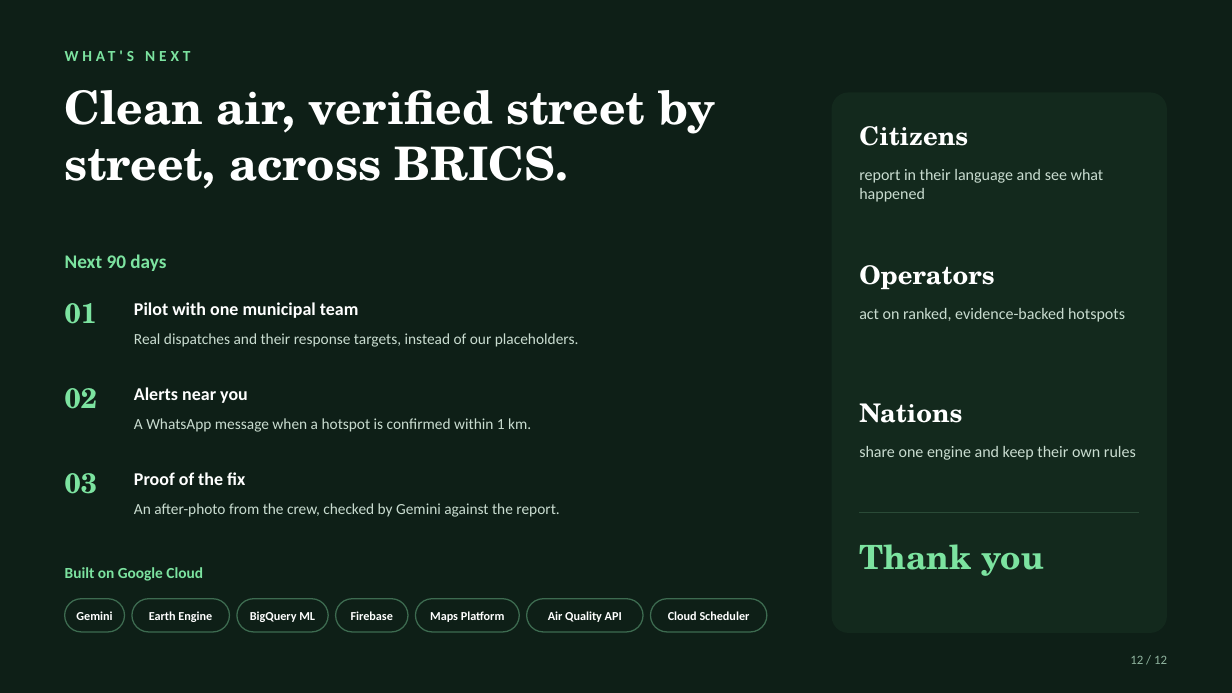
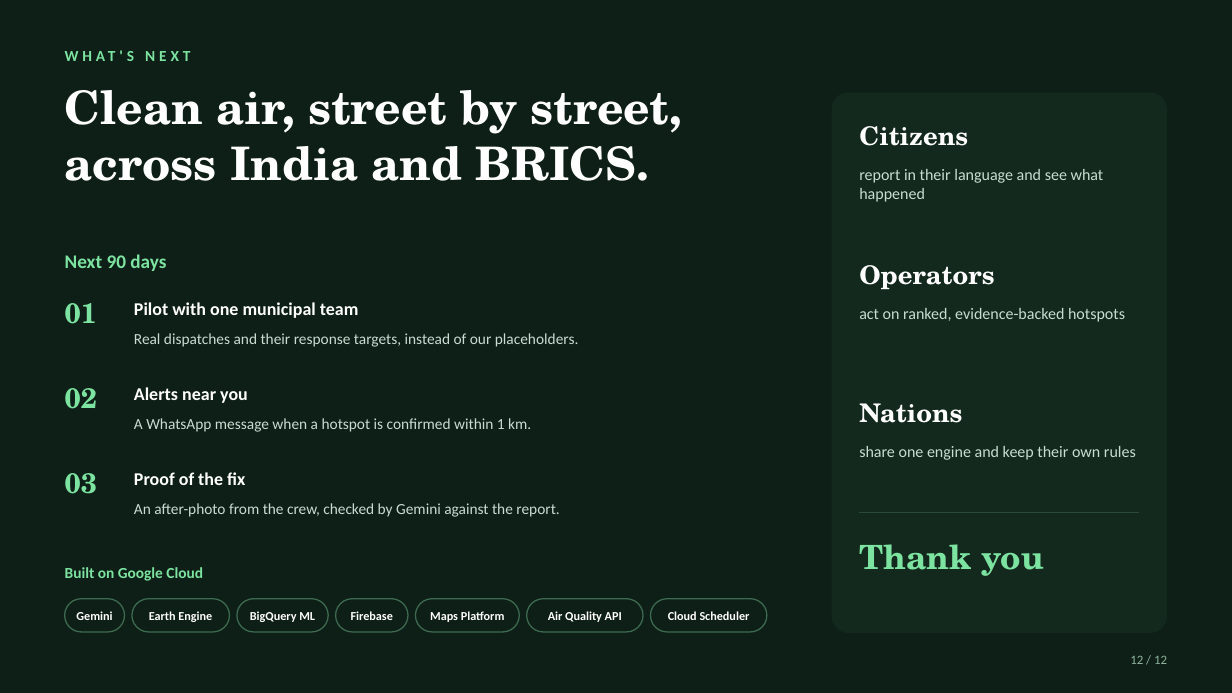
Before and after one commit to PROSTLE/CleanAir, a slide deck: slide 12 of presentation/VayuSetu-BRICS.pptx. Drawn at 1232x693 pixels with LibreOffice and Linux fonts; fonts in the diff are those of the drawing. Boxes give left, top, right and bottom in pixels: in the first picture for what was removed or moved away, otherwise in the second. Text is boxed around its words. In the diff, an @@ line names an element or a change of style, - is before the commit and + after.

```diff
--- a/presentation/VayuSetu-BRICS.pptx
+++ b/presentation/VayuSetu-BRICS.pptx
@@ text at <box>65,90,682,181</box>: text changed @@
-Clean air, verified street by street, across BRICS.
+Clean air, street by street, across India and BRICS.
```
Also in this commit, not shown: 6 other slides changed, 3 other files.
